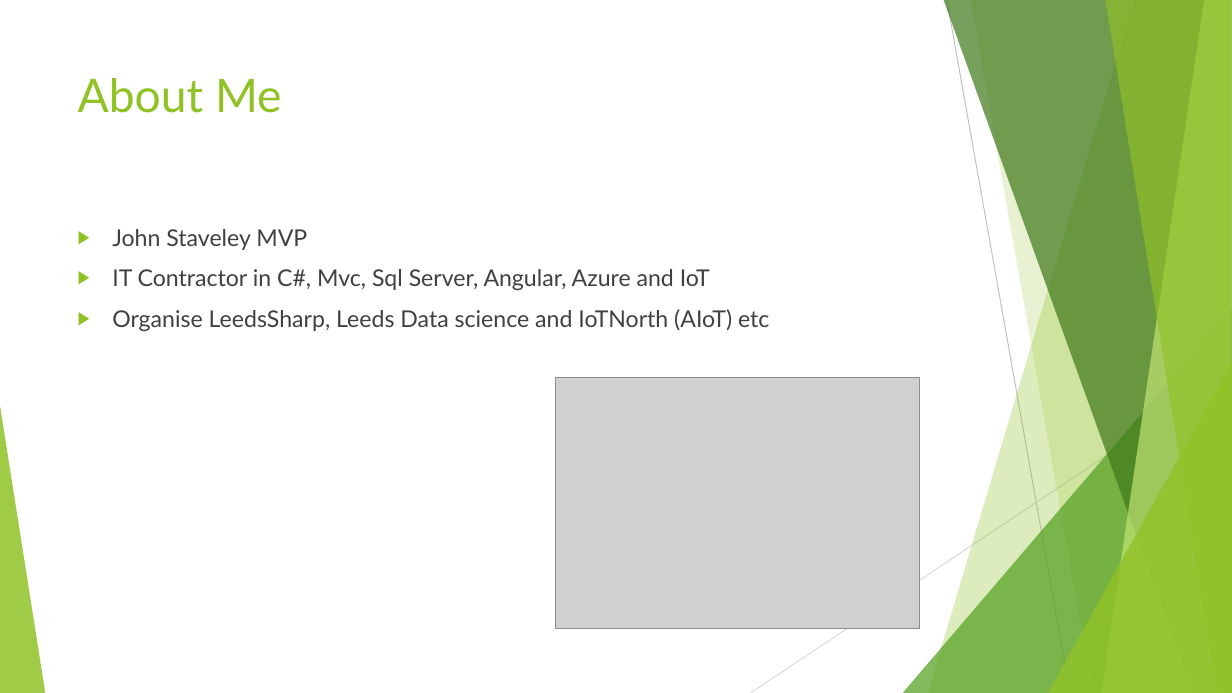
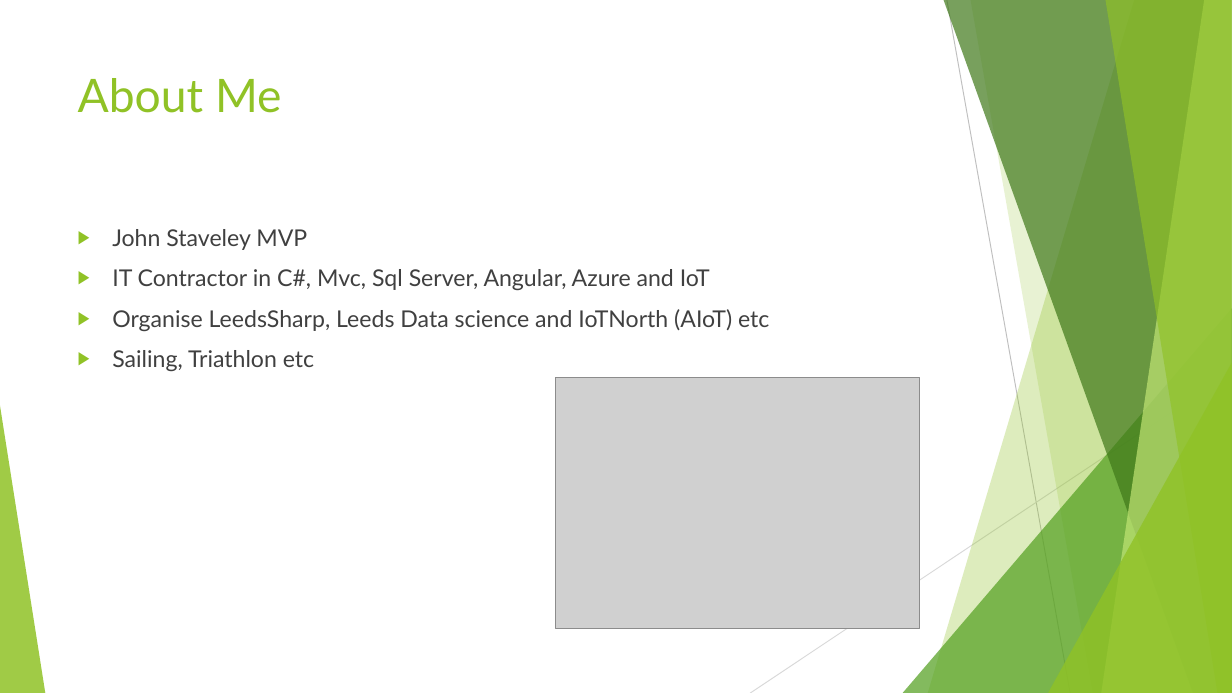
Before and after one commit to johnstaveley/JaaS, a slide deck: slide 2 of JaaS.pptx. Drawn at 1232x693 pixels with LibreOffice and Linux fonts; fonts in the diff are those of the drawing; grey boxes stand for pictures. Boxes give left, top, right and bottom in pixels: in the first picture for what was removed or moved away, otherwise in the second. Text is boxed around its words. In the diff, an @@ line names an element or a change of style, - is before the commit and + after.

```diff
--- a/JaaS.pptx
+++ b/JaaS.pptx
@@ text at bbox=[112, 350, 314, 371]: paragraph added @@
+▶ Sailing, Triathlon etc
```
Also in this commit, not shown: 1 other slide changed, 6 other files.
